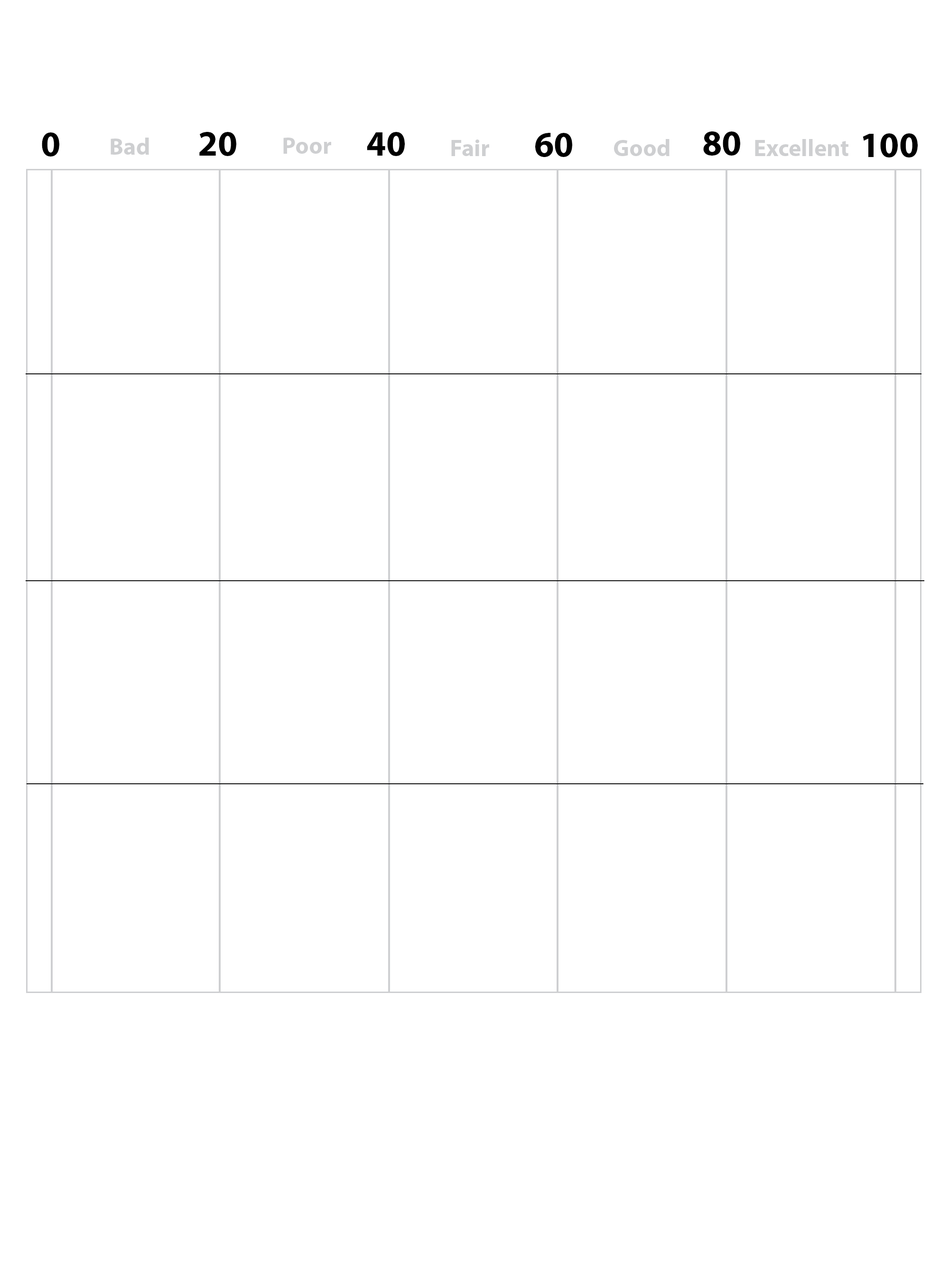
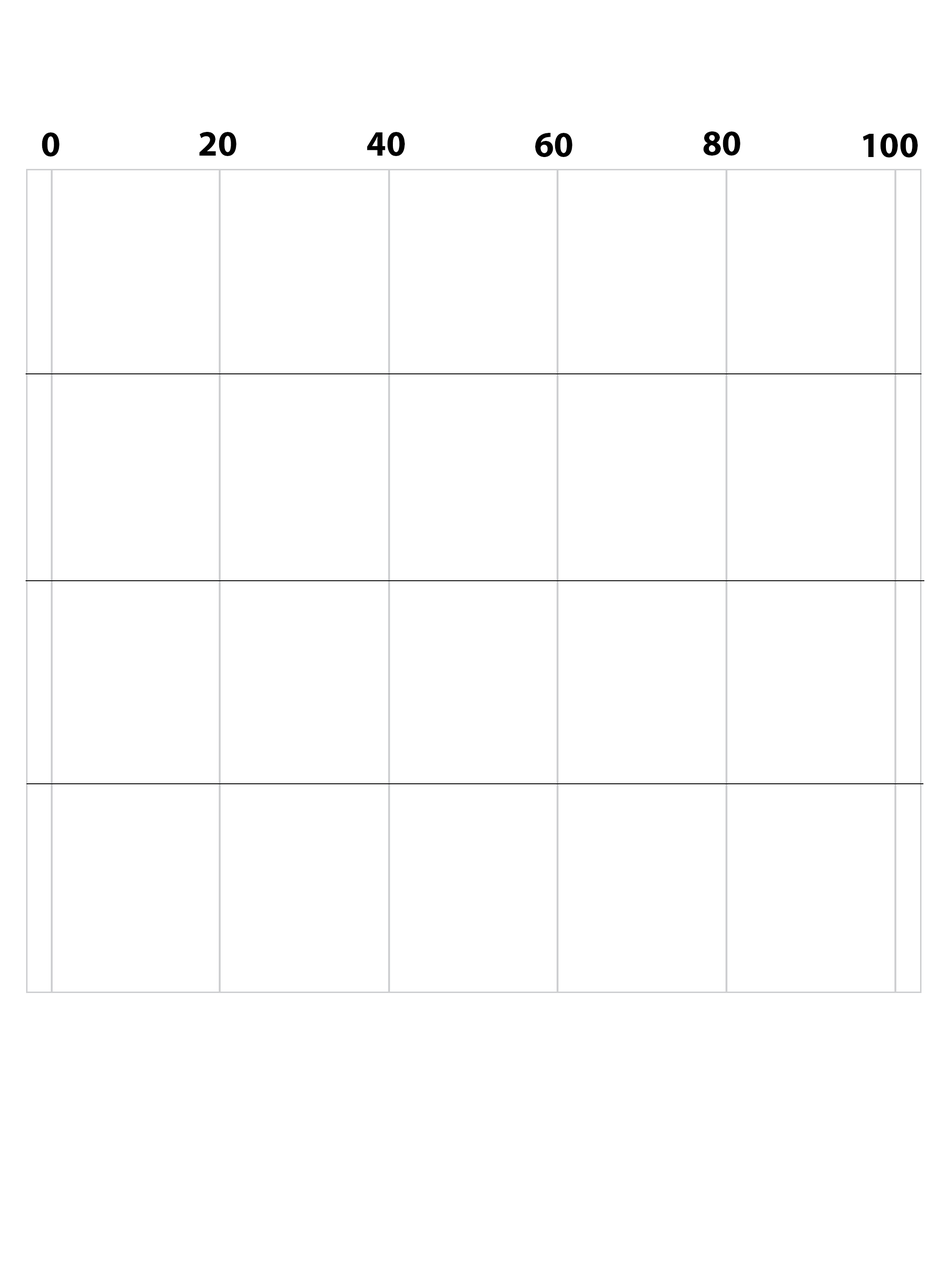
Revision of a layered 949 x 1281 image; what changed, layer by layer:
hid "Fair" over box(451, 139, 490, 157)
hid "Good" over box(613, 139, 670, 157)
hid "Excellent" over box(754, 139, 849, 157)
hid "Poor" over box(283, 137, 332, 154)
hid "Bad" over box(110, 137, 149, 155)
